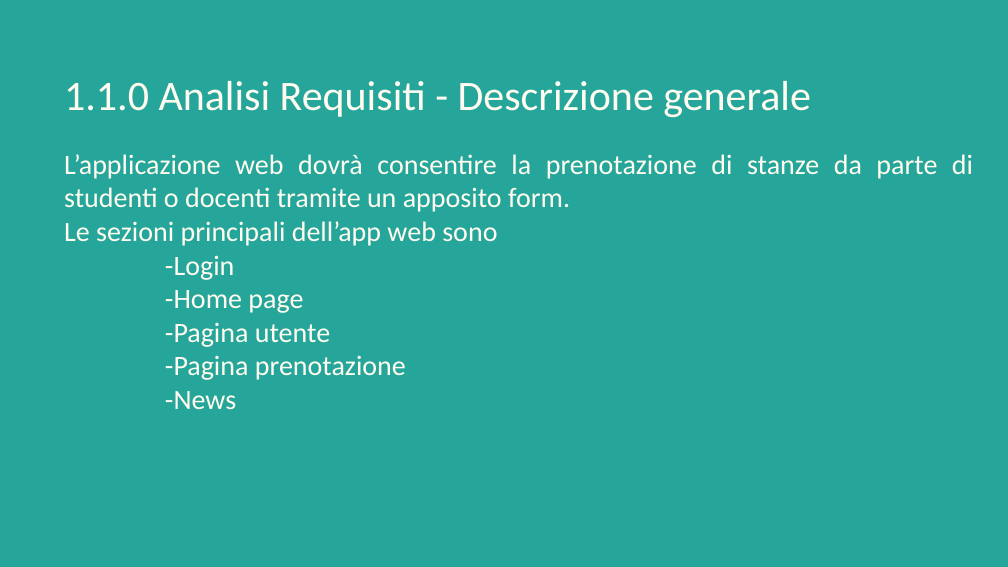
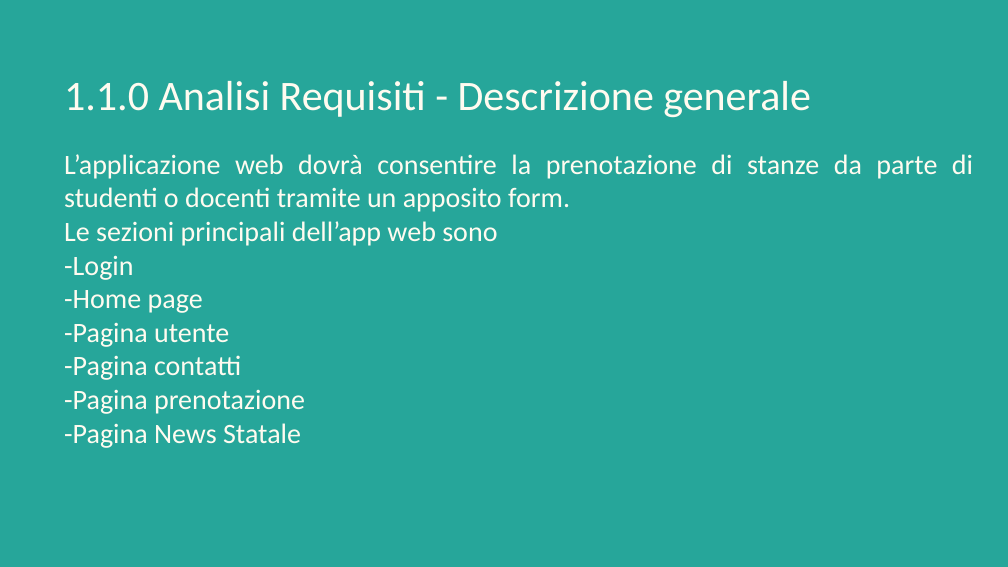
Before and after one commit to Giulia248/UniBookMi, a slide deck: slide 5 of others/Relazione UniBookMi.pptx. Drawn at 1008x567 pixels with LibreOffice and Linux fonts; fonts in the diff are those of the drawing. Boxes give left, top, right and bottom in pixels: in the first picture for what was removed or moved away, otherwise in the second. Text is boxed around its words. In the diff, an @@ line names an element or a change of style, - is before the commit and + after.

```diff
--- a/others/Relazione UniBookMi.pptx
+++ b/others/Relazione UniBookMi.pptx
@@ title at <box>64,255,241,380</box>: text changed @@
--Login
--Home page
--Pagina utente
+-Login
+-Home page
+-Pagina utente
+-Pagina contatti
@@ title at <box>64,389,305,414</box>: alignment justified to left @@
@@ title at <box>64,423,301,448</box>: text changed @@
--News
+-Pagina News Statale
```
Also in this commit, not shown: 8 other slides changed, 1 other file.
